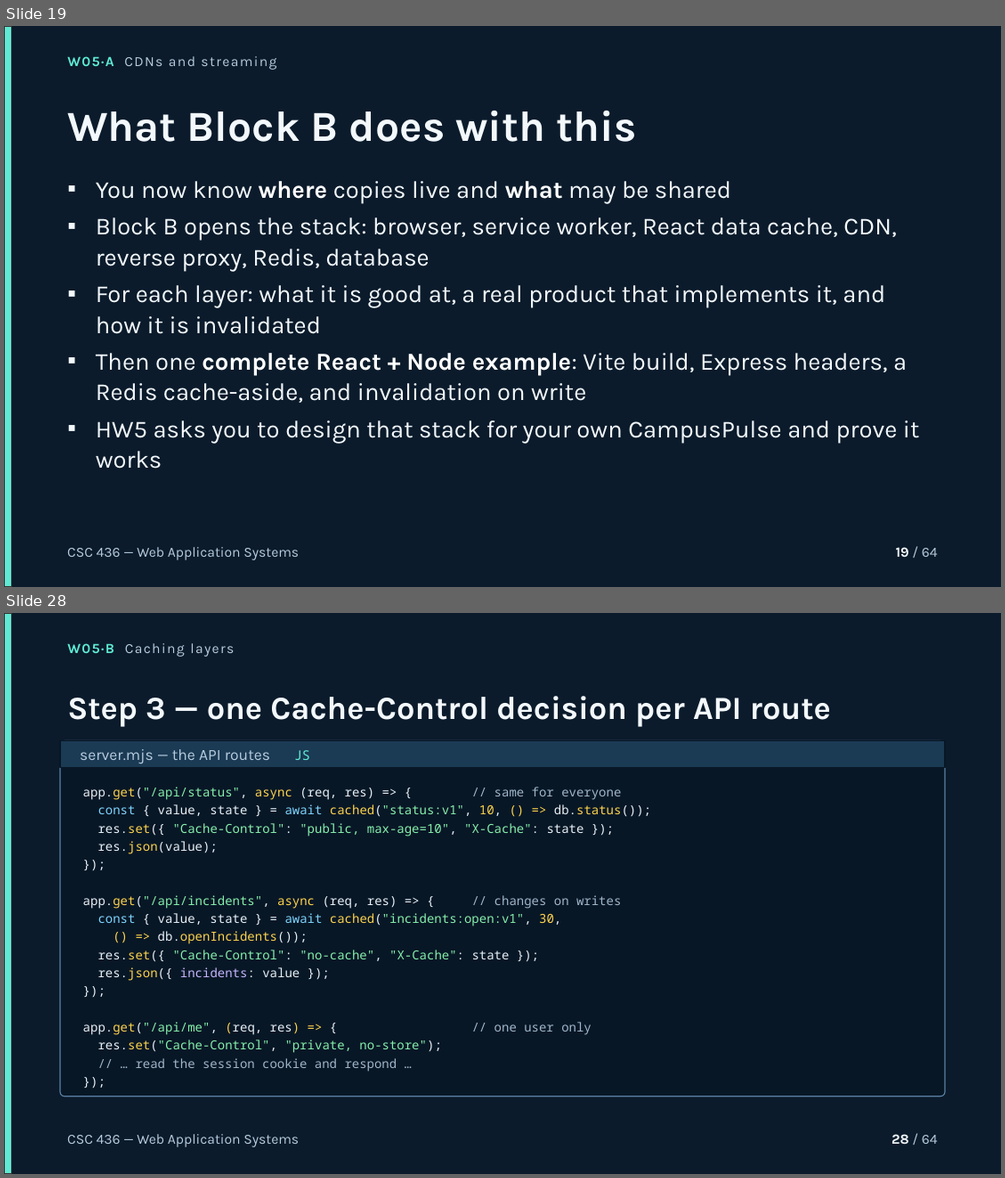
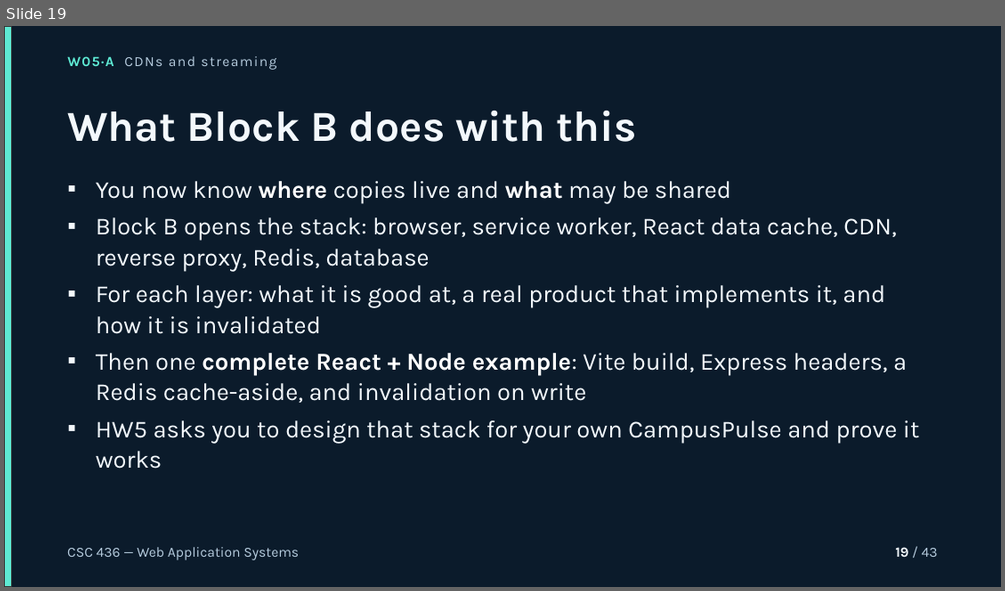
Before and after one commit to bodonnell-DePaul/webapps_week05, a slide deck: presentations/week05-session.pptx. Shown one above the other, each under a label of ours: slides 19 and 28 before the commit, slide 19 after it; the slides between them are not shown. The pictures are 1005x1178 and 1005x591 pixels, drawn with LibreOffice and Linux fonts; fonts in the diff are those of the drawing. Boxes give left, top, right and bottom in pixels: in the first picture for what was removed or moved away, otherwise in the second. Text is boxed around its words. In the diff, an @@ line names an element or a change of style, - is before the commit and + after.

```diff
--- a/presentations/week05-session.pptx
+++ b/presentations/week05-session.pptx
@@ slide 28 removed at (4, 613, 1001, 1174), background #0B1B2B @@
@@ rectangle removed at (4, 613, 11, 1174) @@
@@ text removed at (67, 643, 234, 657) @@
-W05·B Caching layers
@@ text removed at (67, 696, 831, 727) @@
-Step 3 — one Cache-Control decision per API route
@@ rounded rectangle removed at (60, 741, 945, 1096) @@
@@ rectangle removed at (60, 741, 945, 767) @@
@@ text removed at (80, 749, 310, 763) @@
-server.mjs — the API routes JS
@@ text removed at (83, 787, 651, 1071) @@
-app.get("/api/status", async (req, res) => { // same for everyone
-const { value, state } = await cached("status:v1", 10, () => db.status());
-res.set({ "Cache-Control": "public, max-age=10", "X-Cache": state });
-res.json(value);
-});
-app.get("/api/incidents", async (req, res) => { // changes on writes
-const { value, state } = await cached("incidents:open:v1", 30,
-() => db.openIncidents());
-res.set({ "Cache-Control": "no-cache", "X-Cache": state });
-res.json({ incidents: value });
-});
-app.get("/api/me", (req, res) => { // one user only
-res.set("Cache-Control", "private, no-store");
-// … read the session cookie and respond …
-});
@@ text removed at (67, 1134, 299, 1147) @@
-CSC 436 — Web Application Systems
@@ text removed at (891, 1134, 938, 1144) @@
-28 / 64
@@ slide 19 changed as well @@
@@ text at (895, 547, 938, 556): text changed @@
-19 / 64
+19 / 43
```
Also in this commit, not shown: 18 other slides changed, 24 slides added, 44 other slides removed, 20 other files.
